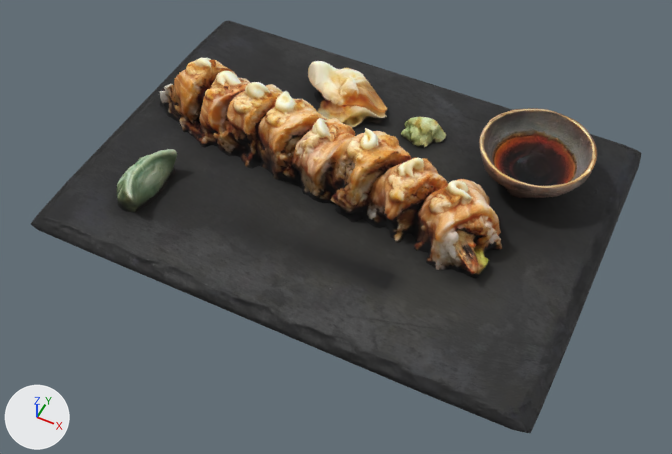
Renders of the glTF model Plato_08.glb from each side of a commit.
Before and after are seen from a 50 mm lens placed at (0.169, -0.366, 0.406), pointed at (0.006, -0.04, -0.001). Lighting does not change. The marker at lower left points along +X, +Y and +Z. The picture after the commit comes second. Where no turn or scale is listed for an object, it has been applied to the vertices.

The first picture shows 'Plato Pizarra 001', 'Sushi Ebi Roll 01 Decimate'.
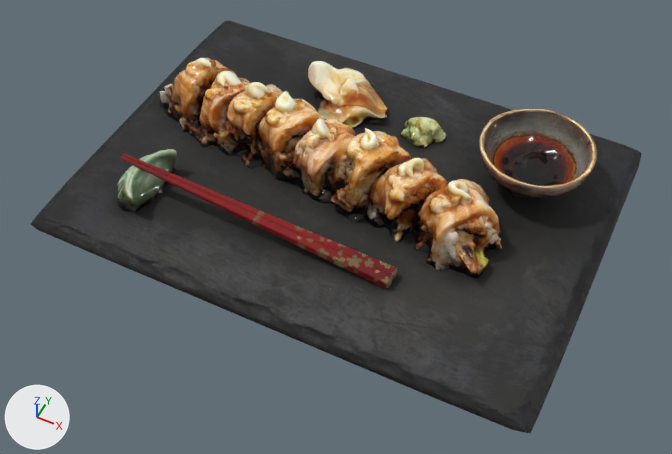
Edits to the bpy script that builds the scene:
```text
Add img_chopsticks_normal:
    img_chopsticks_normal = load_image('Chopsticks_Normal', '_unpacked/Chopsticks_Normal', 512, 512, 'Non-Color')
Add img_chopsticks_diffuse:
    img_chopsticks_diffuse = load_image('Chopsticks_Diffuse', '_unpacked/Chopsticks_Diffuse', 1024, 1024, 'sRGB')
Add img_chopsticks_specular:
    img_chopsticks_specular = load_image('Chopsticks_Specular', '_unpacked/Chopsticks_Specular', 512, 512, 'sRGB')
Add mat_material:
    mat_material = bpy.data.materials.new('Material')
    # uses the picture img_chopsticks_diffuse
    # uses the picture img_chopsticks_normal
    # uses the picture img_chopsticks_specular
Add me_chopsticks:
    me_chopsticks.from_pydata(...)  # 708 vertices, 1408 faces; spans x -0.088..0.087, y -0.006..0.007, z -0.008..0.013
    me_chopsticks.materials.append(mat_material)
Add ob_chopsticks:
    ob_chopsticks = bpy.data.objects.new('Chopsticks', me_chopsticks)
    ob_chopsticks.location = (-0.032, -0.0689, 0.0146)
```

Boxes [x1, y1, x2, y2] around the edits, measured in the pictures (672 x 454 px):
'Chopsticks', added: after [120, 154, 397, 289]
